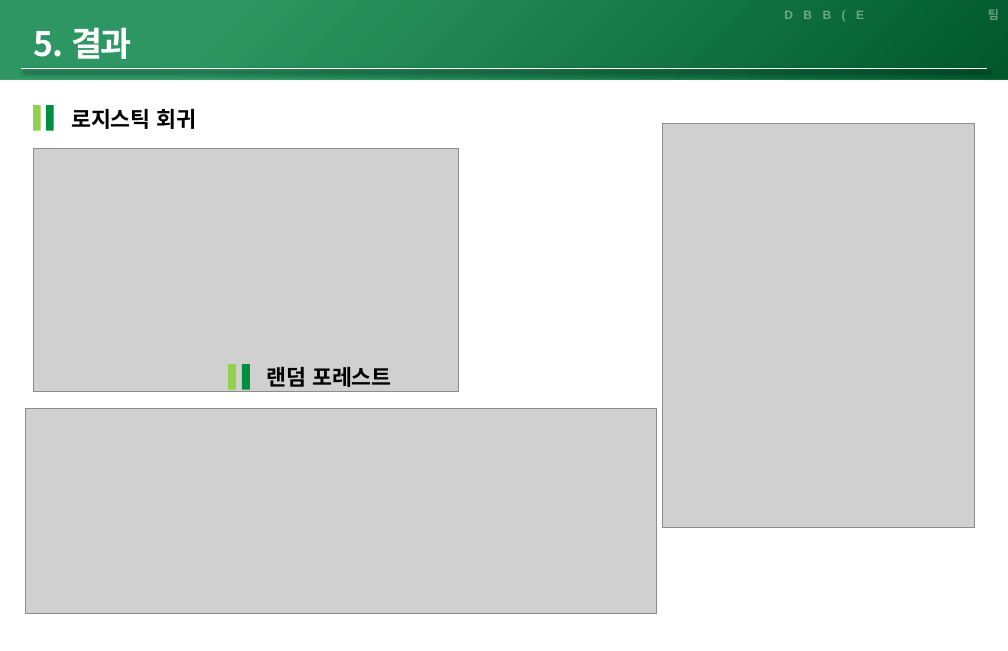
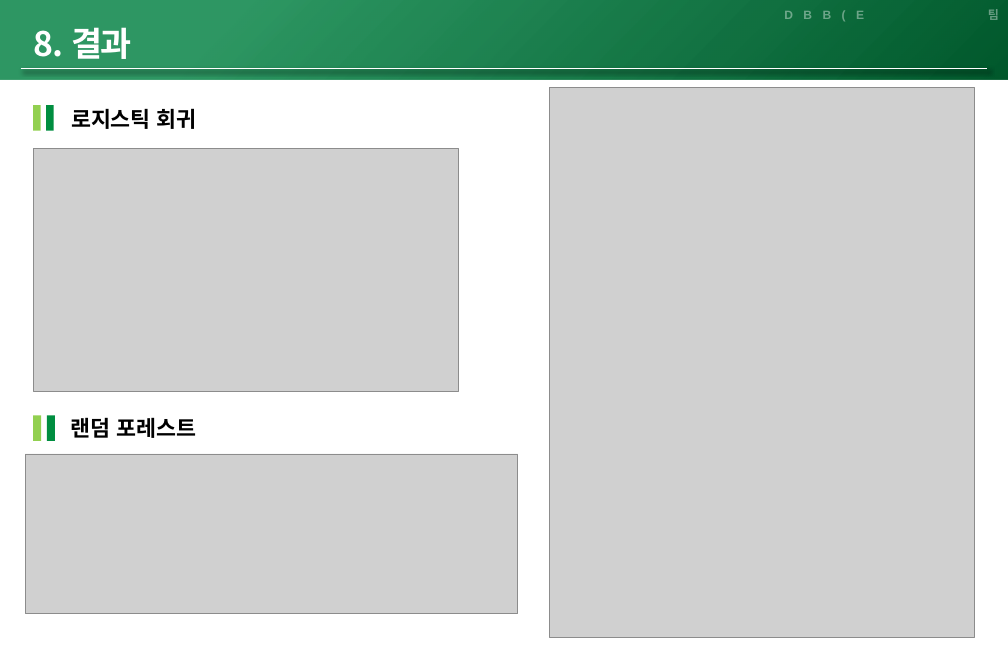
Before and after one commit to dhlee23/DBB-Expert, a slide deck: slide 13 of db_notes/'24년 DBB Expert 3팀 프로젝트 발표자료_V3.pptx (slide 8 before the commit). Drawn at 1008x651 pixels with LibreOffice and Linux fonts; fonts in the diff are those of the drawing; grey boxes stand for pictures. Boxes give left, top, right and bottom in pixels: in the first picture for what was removed or moved away, otherwise in the second. Text is boxed around its words. In the diff, an @@ line names an element or a change of style, - is before the commit and + after.

```diff
--- a/db_notes/'24년 DBB Expert 3팀 프로젝트 발표자료_V3.pptx
+++ b/db_notes/'24년 DBB Expert 3팀 프로젝트 발표자료_V3.pptx
@@ text at box(34, 27, 132, 59): text changed @@
-5. 결과
+8. 결과
@@ picture: place and size @@
-picture at box(662, 123, 974, 527)
+picture at box(549, 88, 974, 637)
@@ rectangle: place and size @@
-rectangle at box(228, 363, 236, 389)
+rectangle at box(33, 416, 41, 442)
@@ rectangle: place and size @@
-rectangle at box(242, 363, 250, 389)
+rectangle at box(47, 416, 55, 442)
@@ text "랜덤 포레스트": place and size @@
-text "랜덤 포레스트" at box(266, 367, 392, 387)
+text "랜덤 포레스트" at box(71, 417, 197, 438)
@@ picture: place and size @@
-picture at box(25, 409, 657, 613)
+picture at box(25, 454, 518, 613)
```
Also in this commit, not shown: 8 other slides changed, 7 slides added.
